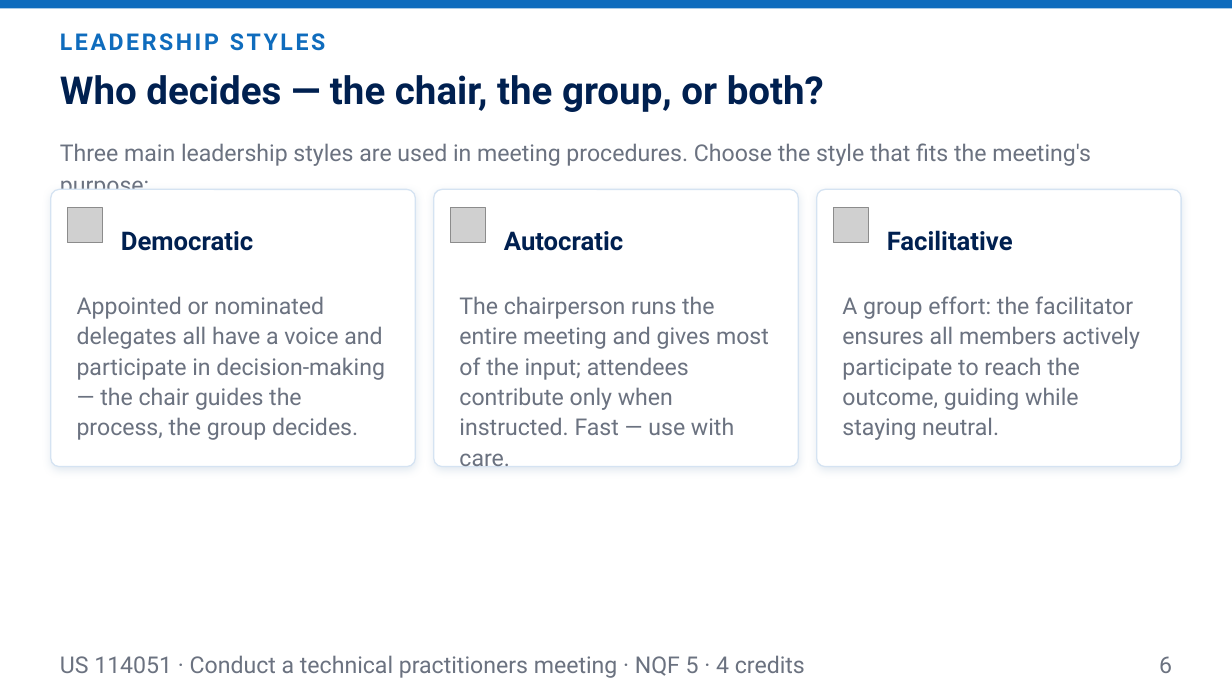
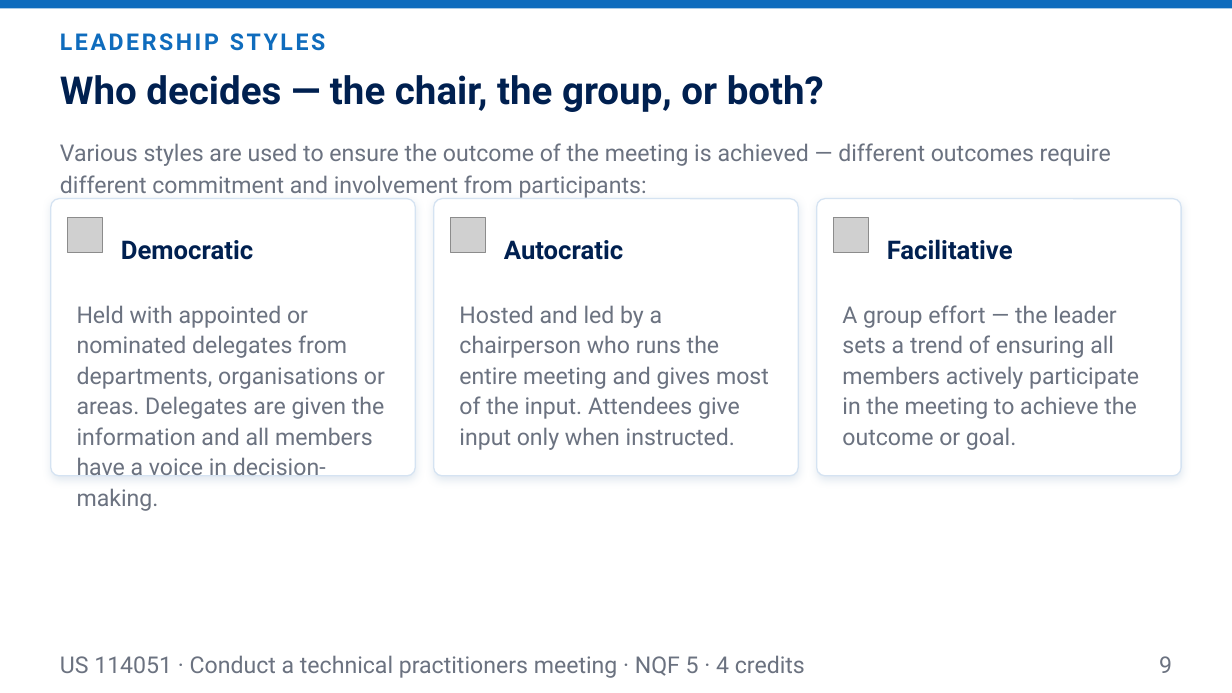
Before and after one commit to andrekyle/ITsystemsupport, a slide deck: slide 9 of public/downloads/US-114051-L1-Knowledge-of-Meetings.pptx (slide 6 before the commit). Drawn at 1232x693 pixels with LibreOffice and Linux fonts; fonts in the diff are those of the drawing; grey boxes stand for pictures. Boxes give left, top, right and bottom in pixels: in the first picture for what was removed or moved away, otherwise in the second. Text is boxed around its words. In the diff, an @@ line names an element or a change of style, - is before the commit and + after.

```diff
--- a/public/downloads/US-114051-L1-Knowledge-of-Meetings.pptx
+++ b/public/downloads/US-114051-L1-Knowledge-of-Meetings.pptx
@@ text at [60,143,1111,193]: text changed @@
-Three main leadership styles are used in meeting procedures. Choose the style that fits the meeting's purpose:
+Various styles are used to ensure the outcome of the meeting is achieved — different outcomes require different commitment and involvement from participants:
@@ 3 pictures, 3 texts, 3 rounded rectangles: place and size @@
-3 pictures, 3 texts, 3 rounded rectangles at [51,189,1181,467]
+3 pictures, 3 texts, 3 rounded rectangles at [51,199,1181,476]
@@ text at [77,305,385,476]: text changed @@
-Appointed or nominated delegates all have a voice and participate in decision-making — the chair guides the process, the group decides.
+Held with appointed or nominated delegates from departments, organisations or areas. Delegates are given the information and all members have a voice in decision-making.
@@ text at [459,305,769,450]: text changed @@
-The chairperson runs the entire meeting and gives most of the input; attendees contribute only when instructed. Fast — use with care.
+Hosted and led by a chairperson who runs the entire meeting and gives most of the input. Attendees give input only when instructed.
@@ text at [842,305,1139,450]: text changed @@
-A group effort: the facilitator ensures all members actively participate to reach the outcome, guiding while staying neutral.
+A group effort — the leader sets a trend of ensuring all members actively participate in the meeting to achieve the outcome or goal.
@@ text at [1159,656,1172,673]: text changed @@
-6
+9
```
Also in this commit, not shown: 9 other slides changed, 6 slides added, 10 other files.
